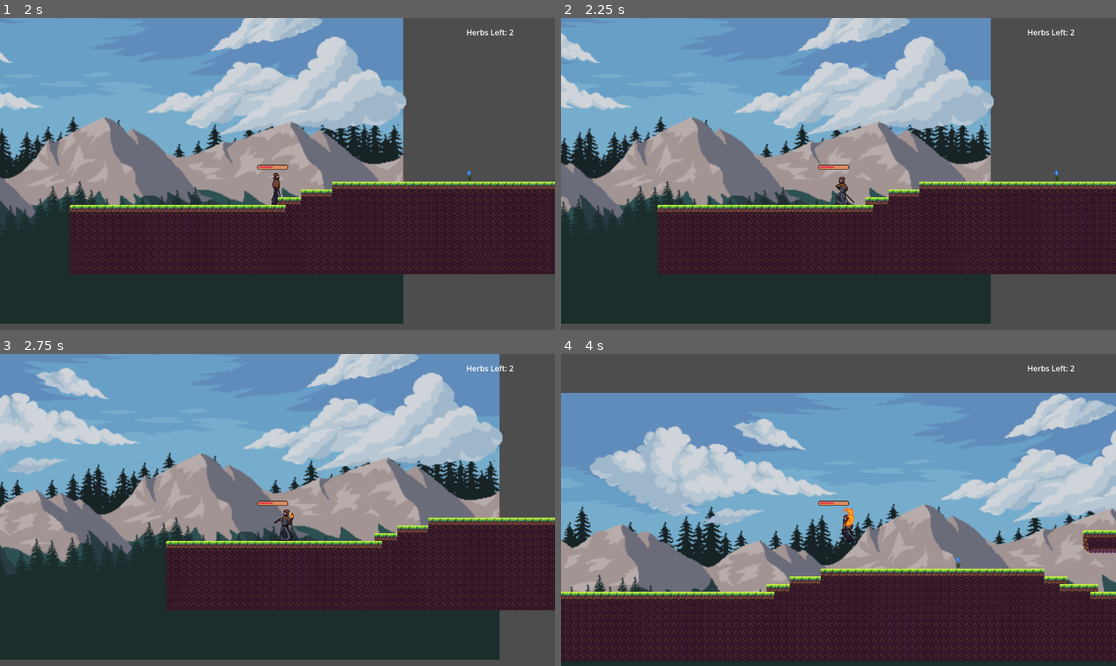
Above: before the commit, frames 1-4 (two rows, left to right).
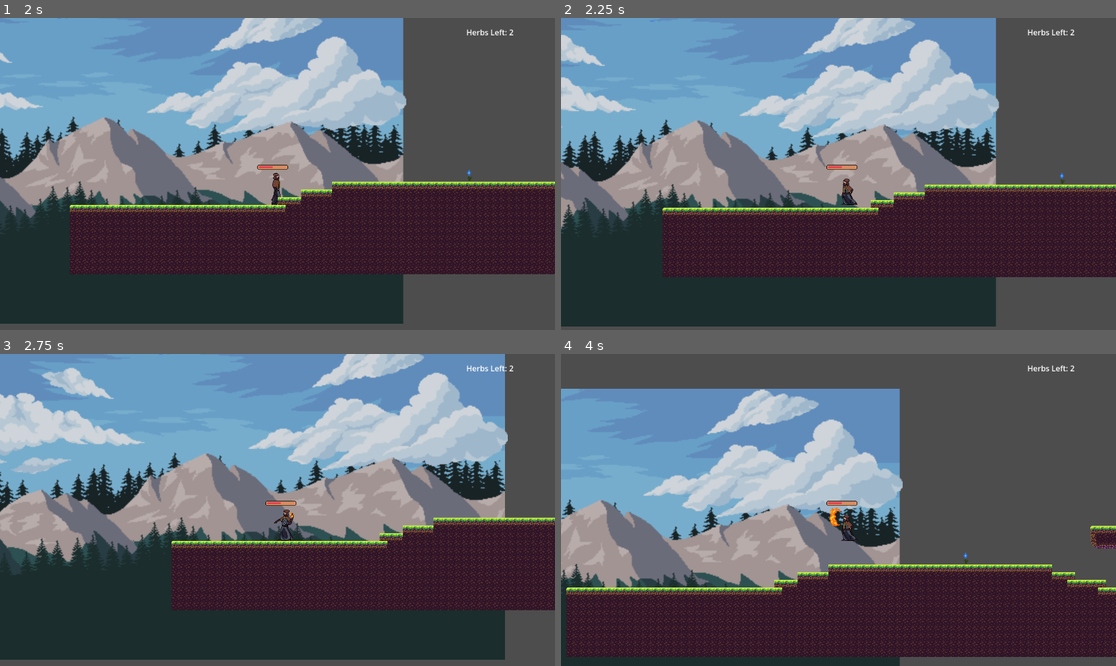
Above: after the commit, the same moments.

Repository: JulianoMedeirosMachado/wizards_quest
Game: Godot game, scene res://scenarios/level_1.tscn
Two runs of this game, one before a commit and one after it. Both use one fixed random seed, a clock stepped at 60 frames per second and the inputs below. This scene is started directly instead of the project's main scene.
Inputs:
- Up to frame 1 (2 s): tap Enter (ui_accept) at 0.5, 0.77, 1.52 s; hold Right (ui_right) from 0.53 s (still down); tap 4 (fireball) at 0.6, 1.55 s; tap E (accept) at 1.35 s
- Up to frame 2 (2.25 s): release Right (ui_right) at 2.03 s; hold Left (ui_left) from 2.03 s (still down); tap 1 (attack1) at 2.1 s
- Up to frame 3 (2.75 s): keep holding Left (ui_left); tap 4 (fireball) at 2.3 s
- Up to frame 4 (4 s): release Left (ui_left) at 2.78 s; hold Right (ui_right) from 2.78 s (still down); tap 2 (attack2) at 2.85 s; tap Enter (ui_accept) at 3.02, 3.77 s; tap 4 (fireball) at 3.05, 3.6 s

Frame 1 is identical in both runs. In frame 2, 17% of the frame differs, in the area x 0-100%, y 0-99%; in frame 3, 14%; in frame 4, 51%, in the area x 0-100%, y 11-100%.

Commit message:
FIxed collision shapes and other objects when a sprite flip occurs

Diff:
--- a/scripts/main_character.gd
+++ b/scripts/main_character.gd
@@ -11,6 +11,9 @@
 @onready var flame_jet = $Area2D/flame_jet
 @onready var fireball = $Area2D/fireball
 @onready var fireball_sprite = $AnimatedSprite2D2
+@onready var area_2d = $Area2D
+@onready var collision_character = $CollisionShape2D
+@onready var label_health = $TextureProgressBar
 @export var max_health = 100
 @onready var currentHealth: int = max_health
 var attack = false
@@ -88,10 +91,19 @@
 		sprite.animation = 'idle'
 
 	if velocity.x > 0 and velocity.y == 0 and attack == false:
+		label_health.position.x = -42
+		collision_character.position.x = -15
+		area_2d.scale.x = 1
+		fireball_sprite.flip_h = false
 		sprite.flip_h = false
 		sprite.animation = 'walk'
 
 	if velocity.x < 0 and velocity.y == 0 and attack == false:
+		label_health.position.x = -25
+		collision_character.position.x = 7
+		collision_character.scale.x = -1
+		area_2d.scale.x = -1
+		fireball_sprite.flip_h = true
 		sprite.flip_h = true
 		sprite.animation = 'walk'
 
